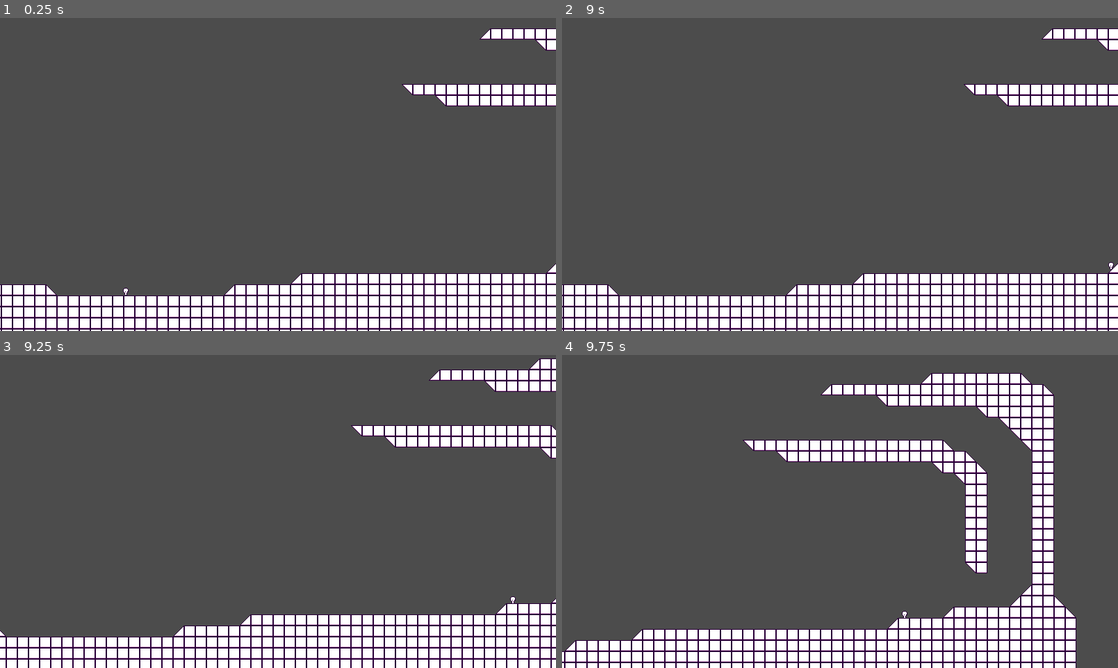
Above: before the commit, frames 1-4 (two rows, left to right).
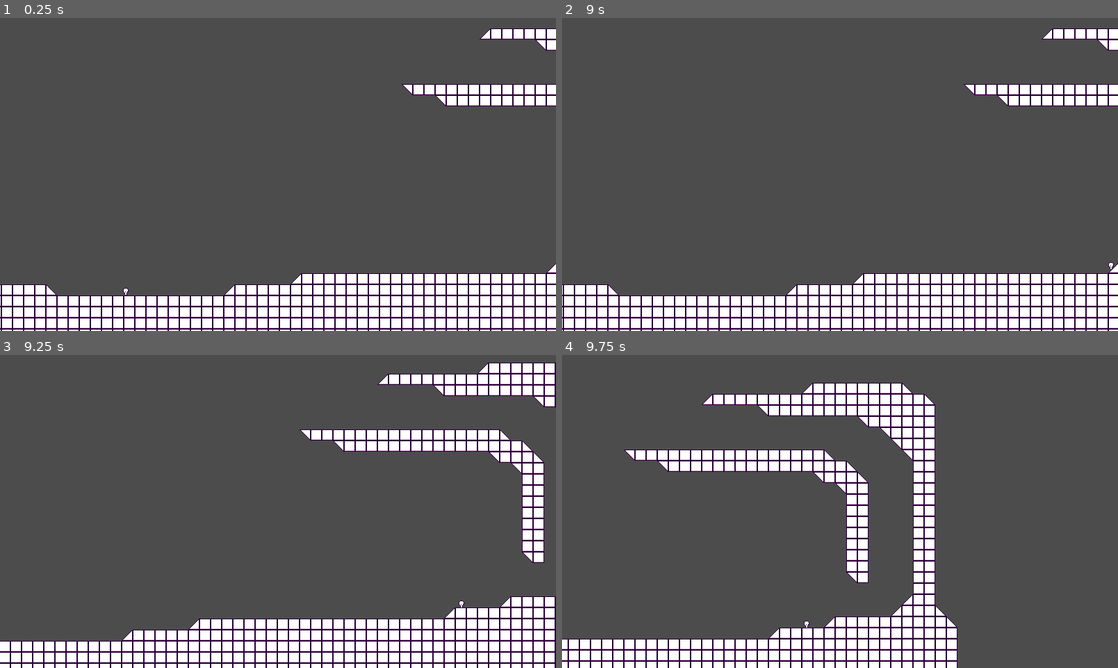
Above: after the commit, the same moments.

Repository: Spyrodavid/Momentum
Game: Godot game, scene res://Scenes/test.tscn
Two runs of this game, one before a commit and one after it. Both use one fixed random seed, a clock stepped at 60 frames per second and the inputs below.
Inputs:
- Up to frame 1 (0.25 s): no input
- Up to frame 2 (9 s): tap Enter at 0.5, 2, 3.5 s; hold Right (ui_right) 0.53-2.03 s; tap Up (ui_up) at 0.77, 1.52, 3.02, 3.77, 4.52, 6.02, 6.77, 7.52 s; tap Space at 1.25, 2.75, 5 s; hold Left (ui_left) 2.03-2.78 s; hold Right (ui_right) 2.78-4.28 s; hold Left (ui_left) 4.28-5.03 s; hold Right (ui_right) 5.03-5.78 s; hold Left (ui_left) 5.78-7.28 s; hold Right (ui_right) from 7.28 s (still down)
- Up to frame 3 (9.25 s): keep holding Right (ui_right); tap Up (ui_up) at 9.02 s
- Up to frame 4 (9.75 s): release Right (ui_right) at 9.53 s; hold Left (ui_left) from 9.53 s (still down)

Frames 1-2 are identical in both runs. In frame 3, 15% of the frame differs, in the area x 0-100%, y 1-100%; in frame 4, 28%, in the area x 0-93%, y 5-100%.

Commit message:
timer variable

Diff:
--- a/Scripts/CameraController.gd
+++ b/Scripts/CameraController.gd
@@ -6,6 +6,7 @@
 
 # bool if camera is switching
 var transition = false
+var transitionTime = .5
 
 var timer
 
@@ -26,7 +27,7 @@
 func _process(delta):
 	if transition:
 		#interpolate if transitioning
-		oldnode.cam().global_position = newnode.defaultCamPosition.linear_interpolate(oldnode.defaultCamPosition, timer.time_left)
+		oldnode.cam().global_position = newnode.defaultCamPosition.linear_interpolate(oldnode.defaultCamPosition, timer.time_left / transitionTime)
 
 
 
@@ -36,7 +37,7 @@
 		get_node("Player").time_frozen = true
 		newnode = body
 		transition = true
-		timer.start(1)
+		timer.start(transitionTime)
 
 		#get_node("Player").paused = true
 
